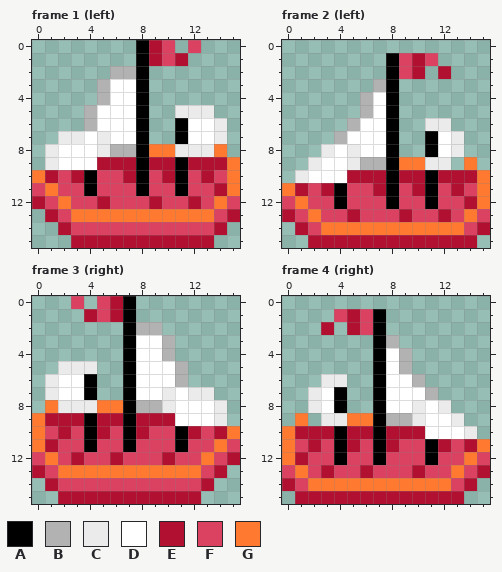
Two versions of one pixel-art file, assets/ship.aseprite. Above, as it was before the edit.
16x16 pixels, 32 frames. Shown: frame 1 (left), frame 2 (left), frame 3 (right), frame 4 (right). The commit also changed other frames, which this record leaves out.
Palette (. is transparent): A #000000  B #b2b2b2  C #ebebeb  D #ffffff  E #b21030  F #db4161  G #ff7930
Pixels before, frame 1 (left), first column x 0:
 0 ........AEF.F...
 1 ........AEFE....
 2 ......BBA.......
 3 .....BDDA.......
 4 .....BDDA.......
 5 ....BDDDA..CCC..
 6 ....BDDDA..ADDC.
 7 ..CCDCDDA..ADDC.
 8 .CDDDCBBAGGCCCG.
 9 .CDDDEEEAEEAEEEG
10 GEFEAFFEAFEAFEFG
11 FGFFAFFFAFFAFFEG
12 EFGFFEFFFEFFEFGF
13 .EFGGGGGGGGGGGFE
14 ..EFFFFFFFFFFFE.
15 ...EEEEEEEEEEE..
Pixels before, frame 2 (left), first column x 0:
 1 ........AFEF....
 2 ........AFE.E...
 3 .......BA.......
 4 ......BDA.......
 5 ......BDA.......
 6 .....BDDA..CC...
 7 ....BDDDA..ADC..
 8 ...CDCDDA..ADC..
 9 ..CDDCBBAGGCC.G.
10 .CDDDEEEAEEAEEEG
11 GEFEAFFEAFEAFEFG
12 FGFFAFFFAFFAFFEG
13 EFGFFEFFFEFFEFGF
14 .EFGGGGGGGGGGGFE
15 ..EEEEEEEEEEEEE.
Pixels before, frame 3 (right), first column x 0:
 0 ...F.FEA........
 1 ....EFEA........
 2 .......ABB......
 3 .......ADDB.....
 4 .......ADDB.....
 5 ..CCC..ADDDB....
 6 .CDDA..ADDDB....
 7 .CDDA..ADDCDCC..
 8 .GCCCGGABBCDDDC.
 9 GEEEAEEAEEEDDDC.
10 GFEFAEFAEFFAEFEG
11 GEFFAFFAFFFAFFGF
12 FGFEFFEFFFEFFGFE
13 EFGGGGGGGGGGGFE.
14 .EFFFFFFFFFFFE..
15 ..EEEEEEEEEEE...
Pixels before, frame 4 (right), first column x 0:
 1 ....FEFA........
 2 ...E.EFA........
 3 .......AB.......
 4 .......ADB......
 5 .......ADB......
 6 ...CC..ADDB.....
 7 ..CDA..ADDDB....
 8 ..CDA..ADDCDC...
 9 .G.CCGGABBCDDC..
10 GEEEAEEAEEEDDDC.
11 GFEFAEFAEFFAEFEG
12 GEFFAFFAFFFAFFGF
13 FGFEFFEFFFEFFGFE
14 EFGGGGGGGGGGGFE.
15 .EEEEEEEEEEEEE..
The same view after the edit:
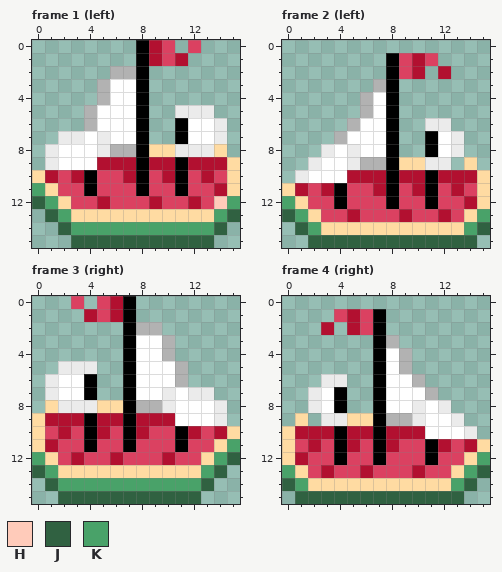
Colours new in this view: H #ffcbba  J #306141  K #49a269
From the commit log: updated fruits and ship spritesheets
Change:
Colour G changes from #ff7930 to #ffdba2.
Frame 1 (left):
Colour G becomes colour H in row 12 at x 14.
Colour E becomes colour J in row 12 at x 0; in row 13 at x 1 and 15; in row 14 at x 2 and 14; in row 15 at x 3 to 13.
Colour F becomes colour K in row 11 at x 0; in row 12 at x 1 and 15; in row 13 at x 2 and 14; in row 14 at x 3 to 13.
Frame 2 (left):
Colour E becomes colour J in row 13 at x 0; in row 14 at x 1 and 15; in row 15 at x 2 to 14.
Colour F becomes colour K in row 12 at x 0; in row 13 at x 1 and 15; in row 14 at x 2 and 14.
Frame 3 (right):
Colour E becomes colour J in row 12 at x 15; in row 13 at x 0 and 14; in row 14 at x 1 and 13; in row 15 at x 2 to 12.
Colour F becomes colour K in row 11 at x 15; in row 12 at x 0 and 14; in row 13 at x 1 and 13; in row 14 at x 2 to 12.
Frame 4 (right):
Colour E becomes colour J in row 13 at x 15; in row 14 at x 0 and 14; in row 15 at x 1 to 13.
Colour F becomes colour K in row 12 at x 15; in row 13 at x 0 and 14; in row 14 at x 1 and 13.
Boxes around the changes in both pictures, in picture pixels (x1, y1, x2, y2):
changed: (32, 144, 240, 248)
changed: (282, 157, 490, 248)
changed: (32, 400, 240, 504)
changed: (282, 413, 490, 504)
